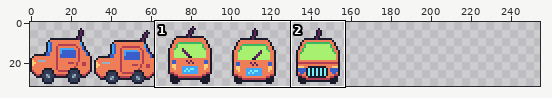
Sprite sheet -- ufo-game/Spritesheets/UFO Car.png. The first picture is a wide view before the edit; the outline marks the close-up.
Close-up. Earlier state:
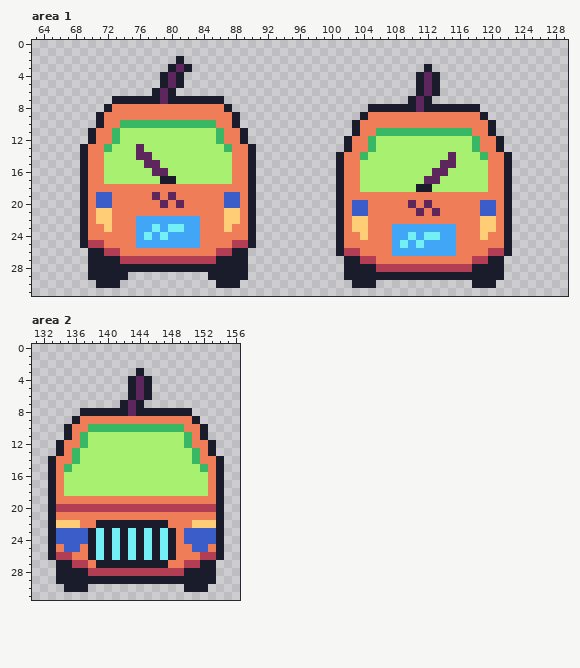
The file is 160x32 pixels. Shown: area 1: x 63..129, y 0..31; area 2: x 131..156, y 0..31. The old version is drawn lined up with the new one, on the new canvas. The wide view leaves out empty margins. The commit also changed other parts of the picture, which this record leaves out.
The result:
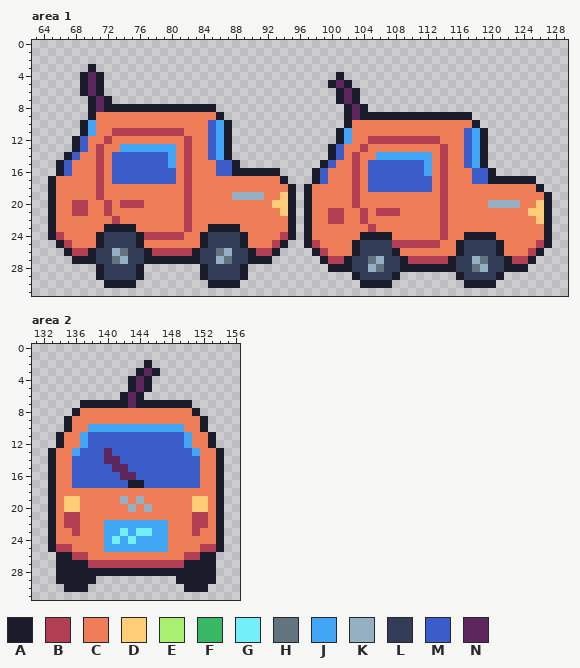
Palette (. is transparent): A #1a1c2c  B #b13e53  C #ef7d57  D #ffcd75  E #a7f070  F #38b764  G #73eff7  H #627480  J #41a6f6  K #94b0c2  L #333c57  M #3b5dc9  N #5d275d
Diff:
canvas 160x32 -> 256x32
Changed rows in their new state; - is an unchanged pixel.
Area 1:
first column x 65:
 2 ----------------.----------------------------------------------
 3 -----A---------...-----------------------------.---------------
 4 ----ANA-------...-------------------A---------...--------------
 5 ----ANA-------...------------------ANA--------...--------------
 6 ----ANA------...--------------------ANA-------...--------------
 7 -----ANA..............--------------ANA------...---------------
 8 -----AN-AAAAAAAAAAAAA..--------------ANA..............---------
 9 -----AC--------------A..-------------AN-AAAAAAAAAAAAA..--------
10 ----AJC--CCCCCCCCCCCMJA.-------------AC--------------A..-------
11 ----AJ--BBBBBBBBBCCCMJA..-----------AJC--CCCCCCCCCCCMJA.-------
12 ---AMC-BCCCCCCCCCBCCMJA..-----------AJ--BBBBBBBBBCCCMJA..------
13 ---AM-BCCJJJJJJJCBCCMJA...---------AMC-BCCCCCCCCCBCCMJA..------
14 --AMC-BCMMMMMMMJCBCCMJA...---------AM-BCCJJJJJJJCBCCMJA...-----
15 -AMCC-BCMMMMMMMJCBCCCMMA..--------AMC-BCMMMMMMMJCBCCMJA...-----
16 -AMCC-BCMMMMMMMMCBCCCMMAA-AAA----AMCC-BCMMMMMMMJCBCCCMMA..-----
17 ACCCC-BCMMMMMMMMCBCCCCC--CCCCA---AMCC-BCMMMMMMMMCBCCCMMAA-AAA--
18 ACCCC-B----------B-------CCCCCA-ACCCC-BCMMMMMMMMCBCCCCC--CCCCA-
19 ACCCC-BC-----C-C-B----CKKKKCCDA-ACCCC-B----------B-------CCCCCA
20 ACCBB-CB-BBB--C-CB----CC-CCCDDA-ACCCC-BC-----C-C-B----CKKKKCCDA
21 ACCBB-CB---------B----CC-CCCCDA-ACCBB-CB-BBB--C-CB----CC-CCCDDA
22 ACCCC-CCB--CCCCCCBC---CC-CCCCCA-ACCBB-CB---------B----CC-CCCCDA
23 ACCCC--AAAACCCCCCBC-AAAA-CCCCCA-ACCCC-CCB--CCCCCCBC---CC-CCCCCA
24 ABCCC-ALLLLABBBBBCCALLLLACCCCBA-ACCCC--AAAACCCCCCBC-AAAA-CCCCCA
25 -ABCCCALLLLACCCCCCCALLLLACCCBA--ABCCC-ALLLLBBBBBBCCALLLLACCCCBA
26 --ABB-LLKHLLABBBBBALLHKLLABBA----ABCCCALLLLACCCCCCCALLLLACCCBA-
27 ---AA-LLHKLLAAAAAAALLKHLLAAA------ABB-LLHKLLABBBBBALLKHLLABBA--
28 -----.-LLLL-.......-LLLL-----------AA-LLKHLLAAAAAAALLHKLLAAA---
29 -----.-LLLLA-------ALLLL-------------.-LLLL-.......-LLLL-------
30 ------.--AA---------A-----------------.--AA---------A----------
Area 2:
first column x 133:
 2 ------------A---------
 3 ------------NA--------
 6 ---------ANA.---------
 7 ----AAAAA---AAAAAA----
 8 ---ACCCCCCCCCCCCCCA---
 9 --AC--------------CA--
10 -----JJJJJJJJJJJJ-----
11 -AC-JMMMMMMMMMMMMJ-CA-
12 ----JMMMMMMMMMMMMJ----
13 AC-JMMMNMMMMMMMMMMJ-CA
14 ---MMMMNNMMMMMMMMMM---
15 --CMMMMMNNMMMMMMMMMC--
16 --CMMMMMMNNMMMMMMMMC--
17 --CMMMMMMMAAMMMMMMMC--
18 --CCCCCCCCCCCCCCCCCC--
19 --DD-----K-K------DD--
20 -CDDCCCCCCKCKCCCCCDDC-
21 --BB--------------BB--
22 -CBB--CJJJJJJJJ---BBC-
23 -CCBCCCJJGJG-JJC-CBCC-
24 -CCCCCCJ-J-JJJJC-CCCC-
25 -BBC-CCJJJJJJJJC--CBB-
26 .AABBCCCCCCCCCCC-BBAA.
27 ---AABBBBBBBBBBBBAA---
28 -----AAAAAAAAAAAA-----
29 ------..........------
Where, in picture pixels (left, top, right, bottom), the same in both close-ups:
changed: (48, 56, 552, 288)
changed: (48, 360, 224, 584)
